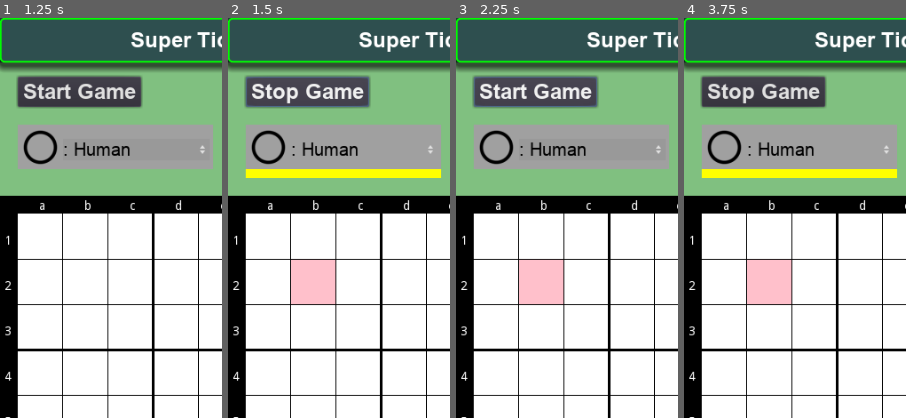
Above: before the commit, frames 1-4 (left to right).
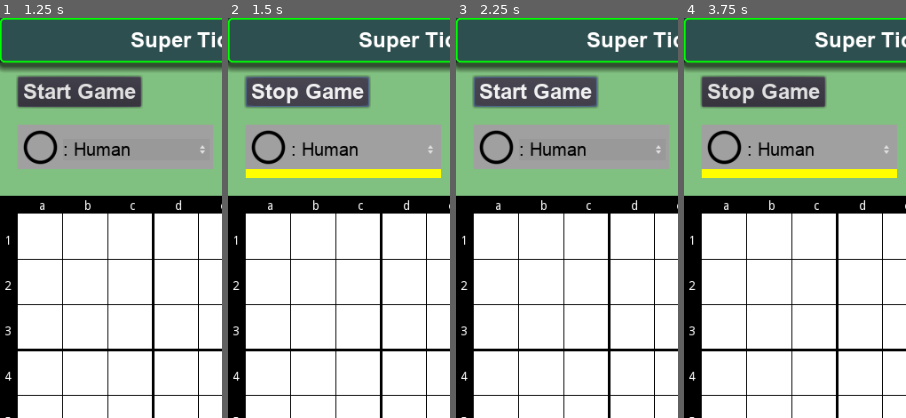
Above: after the commit, the same moments.

Repository: vivisuke/SuperTicTacToe
Game: Godot game, scene res://MainScene.tscn
Same seed, same stepped clock (60 frames per second), same inputs: the game is played once before the commit and once after it.
Inputs:
- Up to frame 1 (1.25 s): click "Test" at 0.5 s
- Up to frame 2 (1.5 s): click "Start Game" at 1.25 s
- Up to frame 3 (2.25 s): click "Stop Game" at 2 s
- Up to frame 4 (3.75 s): click "Start Game" at 2.75 s; click "Ｖ" at 3.5 s
The pictures show only the part of the screen within x 0-50%, y 0-50%; the shares and areas given below are measured in that part.

Frame 1 is identical in both runs. In frame 2, 2.2% of the frame differs, in the area x 28-49%, y 60-72%; in frame 3, 2.2%; in frame 4, 2.2%.

Commit message:
0081 ◎ C 01/14 01/14 0.001│ToDo│直前着手位置は stack.back() の x, y を参照し、last_put_pos は削除

Diff:
--- a/SuperTicTacToe/scripts/MainScene.gd
+++ b/SuperTicTacToe/scripts/MainScene.gd
@@ -82,7 +82,7 @@
 		next_board = nb
 class Board:
 	var n_put = 0				# 着手数
-	var last_put_pos = [-1, -1]	# 直前着手箇所
+	#var last_put_pos = [-1, -1]	# 直前着手箇所
 	var is_game_over			# 終局状態か？
 	var winner					# 勝者
 	var next_board = -1			# 着手可能ローカルボード [0, 9)、-1 for 全ローカルボードに着手可能
@@ -112,13 +112,16 @@
 		g_board = []
 		for ix in range(N_HORZ*N_VERT/9): g_board.push_back(EMPTY)
 		stack = []
+	func last_put_pos():
+		if stack.empty(): return [-1, -1]
+		else: return [stack.back().x, stack.back().y]
 	func print():
 		var txt = "  abc def ghi\n"
 		txt += " +---+---+---+\n"
 		for y in range(N_VERT):
 			txt += "%d|" % (y+1)
 			for x in range(N_HORZ):
-				if last_put_pos != [x, y]:
+				if last_put_pos() != [x, y]:
 					txt += ".XO"[l_board[x + y*N_HORZ]+1]
 				else:
 					txt += ".#C"[l_board[x + y*N_HORZ]+1]
@@ -152,7 +155,7 @@
 		if three_lined_up[next_board] || n_put_local[next_board] == 9:
 			next_board = -1			# 全ローカルボードに着手可能
 	func put(x : int, y : int, col):
-		last_put_pos = [x, y]
+		#last_put_pos = [x, y]
 		n_put += 1					# トータル着手数
 		l_board[x + y*N_HORZ] = col
 		var gx = x / 3
@@ -357,7 +360,7 @@
 	for y in range(N_VERT):
 		for x in range(N_HORZ):
 			$Board/TileMapLocal.set_cell(x, y, g_bd.get_color(x, y))
-			$Board/TileMapCursor.set_cell(x, y, 0 if g_bd.last_put_pos == [x, y] else -1)
+			$Board/TileMapCursor.set_cell(x, y, 0 if g_bd.last_put_pos() == [x, y] else -1)
 	var ix = 0
 	for y in range(N_VERT/3):
 		for x in range(N_HORZ/3):
Not shown, changed: SuperTicTacToe.spr
